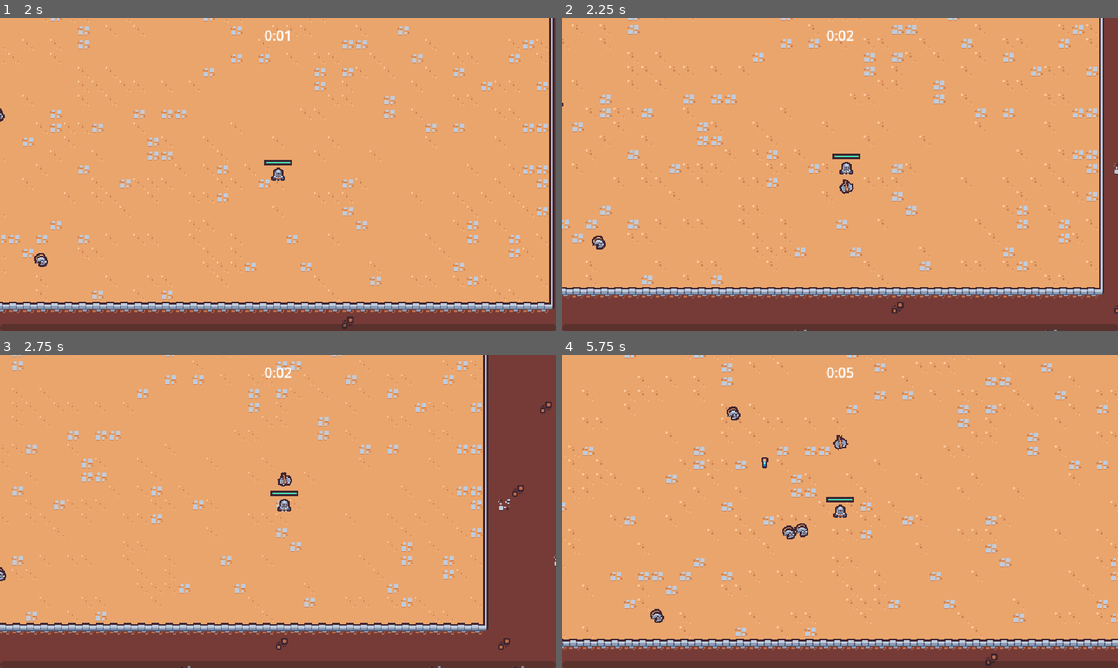
Above: before the commit, frames 1-4 (two rows, left to right).
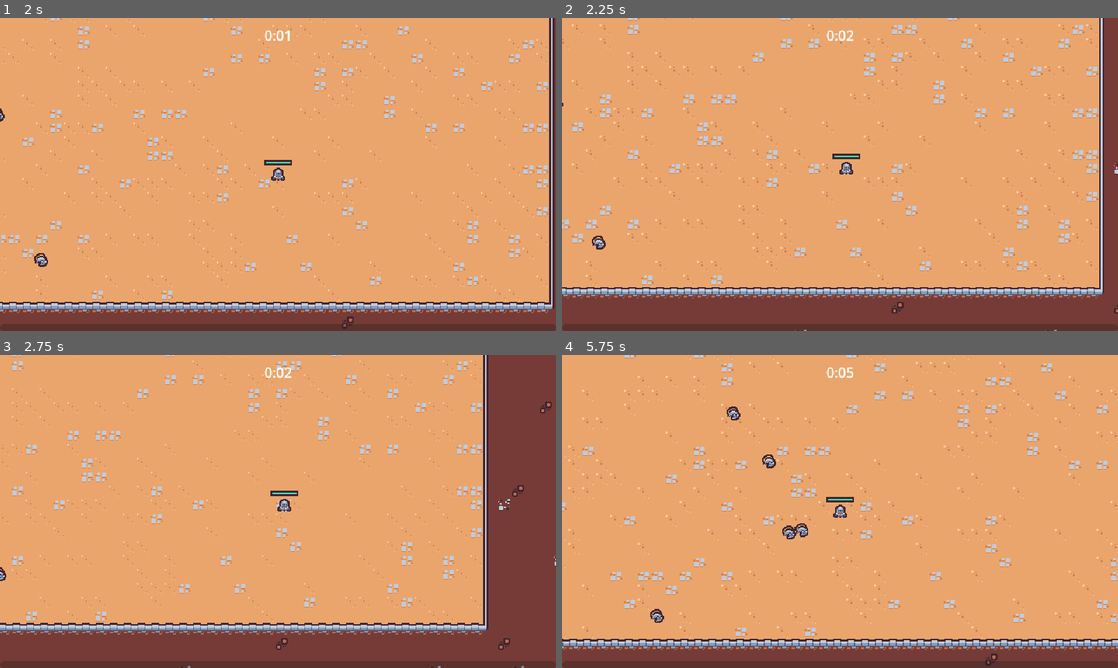
Above: after the commit, the same moments.

Repository: yueqianjian/survivors
Game: Godot game, scene res://scenes/main/main.tscn
Same seed, same stepped clock (60 frames per second), same inputs: the game is played once before the commit and once after it.
Inputs (mouse positions are in pixels of both pictures, inside the frame that each line leads up to):
- Up to frame 1 (2 s): move the mouse to (400, 158) at 0.52 s; press the mouse at (400, 158) at 0.53 s; hold D (move_right) 0.53-1.28 s; move the mouse to (166, 190) at 1.27 s; release the mouse at (166, 190) at 1.28 s; hold S (move_down) from 1.28 s (still down); click (166, 190) at 1.35 s
- Up to frame 2 (2.25 s): move the mouse to (895, 105) at 2.02 s; release S (move_down) at 2.03 s; press the mouse at (895, 105) at 2.03 s; hold D (move_right) from 2.03 s (still down)
- Up to frame 3 (2.75 s): keep holding D (move_right)
- Up to frame 4 (5.75 s): move the mouse to (812, 574) at 2.77 s; release D (move_right) at 2.78 s; release the mouse at (812, 574) at 2.78 s; hold W (move_up) 2.78-3.53 s; click (812, 574) at 2.85 s; move the mouse to (1006, 558) at 3.52 s; press the mouse at (1006, 558) at 3.53 s; hold A (move_left) 3.53-5.03 s; move the mouse to (673, 464) at 4.27 s; release the mouse at (673, 464) at 4.28 s; click (673, 464) at 4.35 s; move the mouse to (867, 511) at 5.02 s; press the mouse at (867, 511) at 5.03 s; hold S (move_down) from 5.03 s (still down)

Frame 1 is identical in both runs. In frame 2, less than 0.1% of the frame differs, in the area x 49-53%, y 51-57%; in frame 3, less than 0.1%; in frame 4, 0.2%, in the area x 35-52%, y 25-37%.

Commit message:
abilities

Diff:
--- /dev/null
+++ b/resources/upgrade/ability.gd
@@ -0,0 +1,5 @@
+extends AbilityUpgrade
+
+class_name Ability
+
+@export var ability_contorller_sence: PackedScene
--- a/resources/upgrade/ability_upgrade.gd
+++ b/resources/upgrade/ability_upgrade.gd
@@ -4,4 +4,5 @@
 
 @export var id: String
 @export var name: String
+@export var max_quantity: int = 1
 @export_multiline var description: String
--- /dev/null
+++ b/resources/upgrade/axe.tres
@@ -0,0 +1,12 @@
+[gd_resource type="Resource" script_class="Ability" load_steps=3 format=3 uid="uid://cxbupe5f1ns2y"]
+
+[ext_resource type="Script" path="res://resources/upgrade/ability.gd" id="1_i4sw4"]
+[ext_resource type="PackedScene" uid="uid://ff1obd5p4b7l" path="res://scenes/ability/axe_ability_controller/axe_ability_controller.tscn" id="1_k370h"]
+
+[resource]
+script = ExtResource("1_i4sw4")
+ability_contorller_sence = ExtResource("1_k370h")
+id = "axe"
+name = "Axe"
+max_quantity = 1
+description = "Periodically sends out a spinning axe."
--- a/resources/upgrade/sword_rate.tres
+++ b/resources/upgrade/sword_rate.tres
@@ -1,4 +1,4 @@
-[gd_resource type="Resource" load_steps=2 format=3 uid="uid://btho6ewuwb4bn"]
+[gd_resource type="Resource" script_class="AbilityUpgrade" load_steps=2 format=3 uid="uid://btho6ewuwb4bn"]
 
 [ext_resource type="Script" path="res://resources/upgrade/ability_upgrade.gd" id="1_r31ur"]
 
@@ -6,4 +6,5 @@
 script = ExtResource("1_r31ur")
 id = "sword_rate"
 name = "Sword Quickness"
+max_quantity = 5
 description = "Incerases sword attack rate by 10%"
--- a/scenes/game_object/player/player.gd
+++ b/scenes/game_object/player/player.gd
@@ -6,6 +6,7 @@
 @onready var damage_interval_timer: Timer = $DamageIntervalTimer
 @onready var health_bar = $HealthBar
 @onready var health_component = $HealthComponent
+@onready var abilities = $Abilities
 
 var number_colliding_bodies = 0
 
@@ -13,6 +14,7 @@
 func _ready():
 	health_component.health_changed.connect(on_health_changed)
 	update_health_display()
+	GameEvents.ability_upgrade_added.connect(on_ability_upgrade_added)
 
 
 func _process(delta):
@@ -57,3 +59,11 @@
 
 func on_health_changed():
 	update_health_display()
+
+
+func on_ability_upgrade_added(upgrade: AbilityUpgrade, current_upgrades: Dictionary):
+	if not upgrade is Ability:
+		return
+	var ability = upgrade as Ability
+	var ability_instance = (ability.ability_contorller_sence as PackedScene).instantiate()
+	abilities.add_child(ability_instance)
--- a/scenes/game_object/player/player.tscn
+++ b/scenes/game_object/player/player.tscn
@@ -1,10 +1,9 @@
-[gd_scene load_steps=11 format=3 uid="uid://c2w0t7fojh286"]
+[gd_scene load_steps=10 format=3 uid="uid://c2w0t7fojh286"]
 
 [ext_resource type="Script" path="res://scenes/game_object/player/player.gd" id="1_vnw21"]
 [ext_resource type="PackedScene" uid="uid://wr480rb11xfo" path="res://scenes/ability/sword_ability_controller/sword_ability_controller.tscn" id="2_q5or5"]
 [ext_resource type="PackedScene" uid="uid://dosq5swicn2hq" path="res://scenes/components/health_component.tscn" id="2_tp303"]
 [ext_resource type="Texture2D" uid="uid://crcjqjnr41pk" path="res://scenes/game_object/player/player.png" id="2_yxqbs"]
-[ext_resource type="PackedScene" uid="uid://ff1obd5p4b7l" path="res://scenes/ability/axe_ability_controller/axe_ability_controller.tscn" id="4_w6qrf"]
 
 [sub_resource type="CircleShape2D" id="CircleShape2D_ron3e"]
 radius = 8.0
@@ -33,11 +32,9 @@
 
 [node name="HealthComponent" parent="." instance=ExtResource("2_tp303")]
 
-[node name="AbilityManager" type="Node" parent="."]
+[node name="Abilities" type="Node" parent="."]
 
-[node name="SwordAbilityController" parent="AbilityManager" instance=ExtResource("2_q5or5")]
-
-[node name="AxeAbilityController" parent="AbilityManager" instance=ExtResource("4_w6qrf")]
+[node name="SwordAbilityController" parent="Abilities" instance=ExtResource("2_q5or5")]
 
 [node name="Sprite2D" type="Sprite2D" parent="."]
 position = Vector2(0, -8)
--- a/scenes/main/main.tscn
+++ b/scenes/main/main.tscn
@@ -11,8 +11,6 @@
 [ext_resource type="Texture2D" uid="uid://beil7ruqv3gta" path="res://assets/environment/tilemap_packed.png" id="5_ss15h"]
 [ext_resource type="PackedScene" uid="uid://bh5kxvhjjdxed" path="res://scenes/manager/upgrade_manager.tscn" id="6_i8c2y"]
 [ext_resource type="PackedScene" uid="uid://c2w0t7fojh286" path="res://scenes/game_object/player/player.tscn" id="6_j760q"]
-[ext_resource type="PackedScene" uid="uid://dp14ddn8kfdyk" path="res://scenes/UI/upgrade_screen.tscn" id="7_myh7q"]
-[ext_resource type="Resource" uid="uid://btho6ewuwb4bn" path="res://resources/upgrade/sword_rate.tres" id="7_xn77l"]
 
 [sub_resource type="TileSetAtlasSource" id="TileSetAtlasSource_4duby"]
 texture = ExtResource("5_ss15h")
@@ -218,8 +216,6 @@
 
 [node name="UpgradeManager" parent="." node_paths=PackedStringArray("experience_manager") instance=ExtResource("6_i8c2y")]
 experience_manager = NodePath("../ExperienceManager")
-upgrade_screen_sence = ExtResource("7_myh7q")
-ability_pool = Array[Resource("res://resources/upgrade/ability_upgrade.gd")]([ExtResource("7_xn77l")])
 
 [node name="GameCamera" parent="." instance=ExtResource("1_4caxq")]
 
--- a/scenes/manager/upgrade_manager.gd
+++ b/scenes/manager/upgrade_manager.gd
@@ -2,7 +2,7 @@
 
 @export var experience_manager: Node
 @export var upgrade_screen_sence: PackedScene
-@export var ability_pool: Array[AbilityUpgrade]
+@export var upgrade_pool: Array[AbilityUpgrade]
 
 var current_upgrades = {
 
@@ -10,17 +10,6 @@
 
 func _ready():
 	experience_manager.level_up.connect(on_level_up)
-
-
-func on_level_up(new_level: int):
-	var chosen_upgrade = ability_pool.pick_random() as AbilityUpgrade
-	if chosen_upgrade == null:
-		return
-
-	var upgrade_sceen_instance = upgrade_screen_sence.instantiate()
-	add_child(upgrade_sceen_instance)
-	upgrade_sceen_instance.set_ability_upgrades([chosen_upgrade] as Array[AbilityUpgrade])
-	upgrade_sceen_instance.upgrades_selected.connect(on_upgrades_selected)
 
 
 func apply_upgrade(upgrade: AbilityUpgrade):
@@ -33,9 +22,43 @@
 	else:
 		current_upgrades[upgrade.id]["quantity"] += 1
 
+	var quantity = current_upgrades[upgrade.id]["quantity"]
+	if quantity == upgrade.max_quantity:
+		upgrade_pool = upgrade_pool.filter(
+			func (e):
+				return e.id != upgrade.id
+		)
 	GameEvents.emit_ability_upgrade_added(upgrade, current_upgrades)
 	print(current_upgrades)
 
 
+func pick_upgrades():
+	var chosen_upgrades: Array[AbilityUpgrade] = []
+	var filter_upgrades = upgrade_pool.duplicate()
+	for i in 2:
+		if filter_upgrades.is_empty():
+			break
+
+		var chosen_upgrade = filter_upgrades.pick_random() as AbilityUpgrade
+		chosen_upgrades.append(chosen_upgrade)
+		filter_upgrades = filter_upgrades.filter(
+			func(e):
+				return e.id != chosen_upgrade.id
+		)
+
+	return chosen_upgrades
+
+
 func on_upgrades_selected(upgrade: AbilityUpgrade):
 	apply_upgrade(upgrade)
+
+
+func on_level_up(new_level: int):
+	var chosen_upgrades = pick_upgrades()
+	if chosen_upgrades.size() == 0:
+		return
+
+	var upgrade_sceen_instance = upgrade_screen_sence.instantiate()
+	add_child(upgrade_sceen_instance)
+	upgrade_sceen_instance.set_ability_upgrades(chosen_upgrades as Array[AbilityUpgrade])
+	upgrade_sceen_instance.upgrades_selected.connect(on_upgrades_selected)
--- a/scenes/manager/upgrade_manager.tscn
+++ b/scenes/manager/upgrade_manager.tscn
@@ -1,6 +1,11 @@
-[gd_scene load_steps=2 format=3 uid="uid://bh5kxvhjjdxed"]
+[gd_scene load_steps=5 format=3 uid="uid://bh5kxvhjjdxed"]
 
 [ext_resource type="Script" path="res://scenes/manager/upgrade_manager.gd" id="1_plpsk"]
+[ext_resource type="PackedScene" uid="uid://dp14ddn8kfdyk" path="res://scenes/UI/upgrade_screen.tscn" id="2_s51ax"]
+[ext_resource type="Resource" uid="uid://btho6ewuwb4bn" path="res://resources/upgrade/sword_rate.tres" id="3_mmhun"]
+[ext_resource type="Resource" uid="uid://cxbupe5f1ns2y" path="res://resources/upgrade/axe.tres" id="4_78e2l"]
 
 [node name="UpgradeManager" type="Node"]
 script = ExtResource("1_plpsk")
+upgrade_screen_sence = ExtResource("2_s51ax")
+upgrade_pool = Array[Resource("res://resources/upgrade/ability_upgrade.gd")]([ExtResource("3_mmhun"), ExtResource("4_78e2l")])
Not shown: 1 places in scenes/main/main.tscn that only renumber resources
